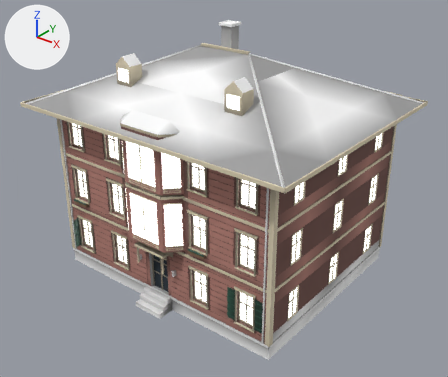
The glTF model assets_src/world/kit_istanbul/out/bld_yali_c.glb: old version first, new version second.
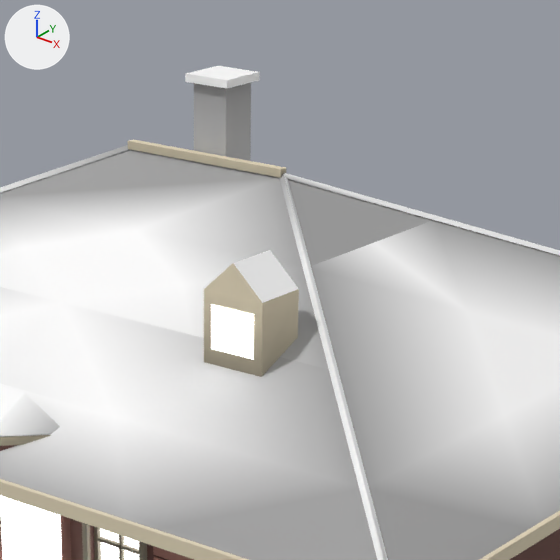
The first picture shows the older version from a 50 mm lens placed at (21.5, -21.0, 21.9), pointed at (0.6, 5.2, 5.7). The close-ups show the older and then the newer version on the part from 36% to 75% of the width and 0% to 46% of the height of that picture. Only the edits that show in the close-ups are written down. The lights are fixed; the arrows at upper left show +X, +Y and +Z. Objects named as collision shapes, trigger or cutter boxes, shadow casters or lower levels of detail are left out. Where no turn or scale is listed for an object, it has been applied to the vertices. Vertices at exactly the same position are counted once.

The first close-up shows 'LOD0'.
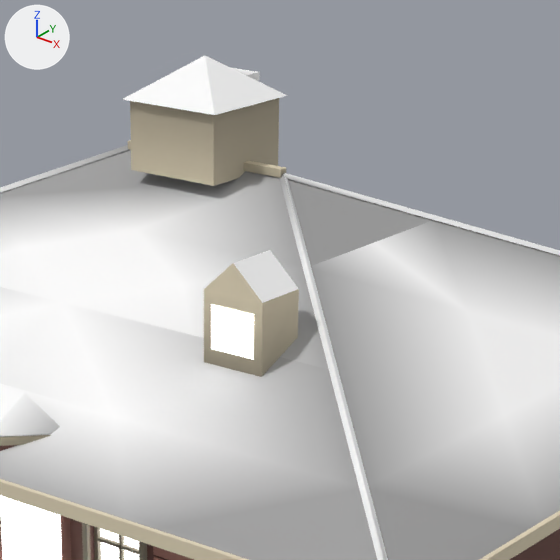
Where the change shows, as pixel boxes (x1, y1, x2, y2) in the close-ups (560 x 560 px):
```json
{"object": "LOD0", "change": "reshaped", "before": [0, 66, 560, 560], "after": [0, 56, 560, 560]}
{"part": 1, "of": "me_lod0_mesh", "change": "added", "after": [123, 56, 287, 186]}
{"part": 2, "of": "me_lod0_mesh", "change": "recoloured", "before": [128, 68, 281, 205], "after": [128, 68, 281, 205]}
```

The change, as JSON lines over the scene's bpy script:
```json
{"block": "me_lod0_mesh", "where": "# used by ob_lod0; location = (0.0, 0.0, 0.0)"}
{"op": "remove", "block": "me_lod0_mesh", "code": "me_lod0_mesh.from_pydata(...)  # 5464 vertices, 8579 faces; spans x -9.1..9.1, y -1.4..13.5, z 0.0..15.2"}
{"op": "add", "block": "me_lod0_mesh", "code": "me_lod0_mesh.from_pydata(...)  # 5925 vertices, 9267 faces; spans x -9.1..9.1, y -1.4..13.5, z 0.0..15.6"}
{"block": "me_lod0_mesh", "change": "me_lod0_mesh part 1: 13 vertices added at x -1.0..1.0, y 5.0..7.0, z 13.7..15.6"}
{"block": "me_lod0_mesh", "change": "me_lod0_mesh part 2: 308 kept faces spanning x -9.1..9.1, y -1.4..13.5, z 0.0..15.2 get new vertex colours; the middle colour goes from grey #bbbbbb to grey #bdbdbd"}
{"block": "me_lod0_mesh", "change": "other edits to the shape of me_lod0_mesh do not show in these pictures"}
```
